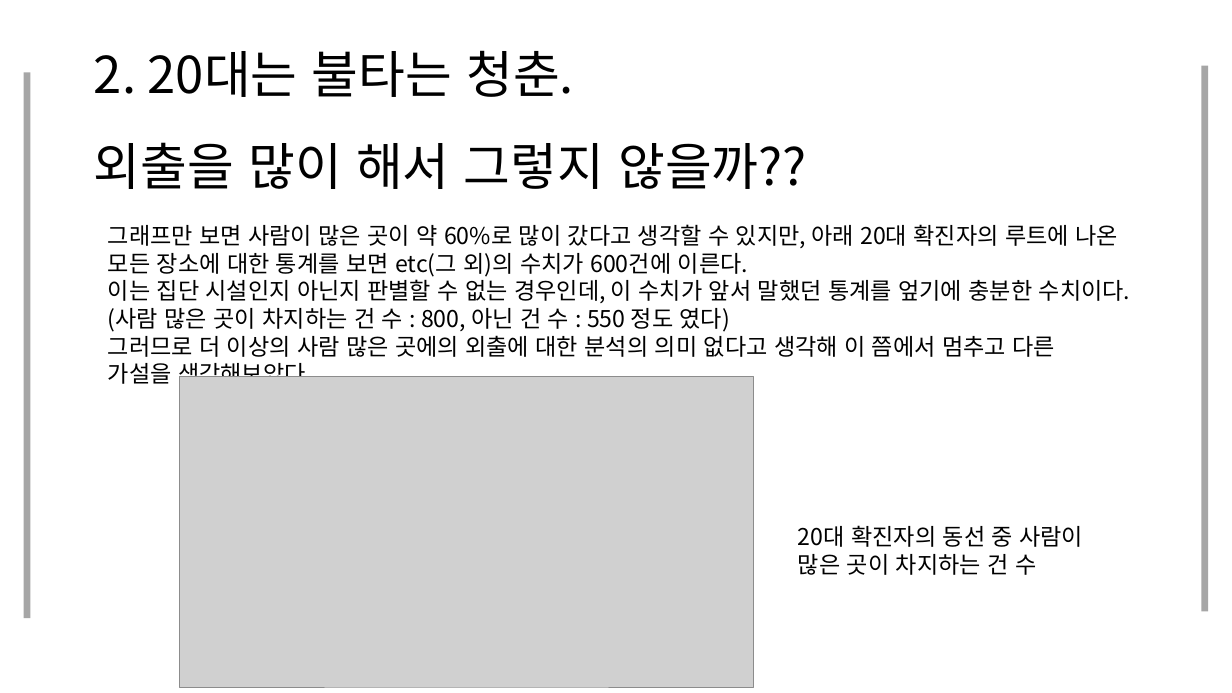
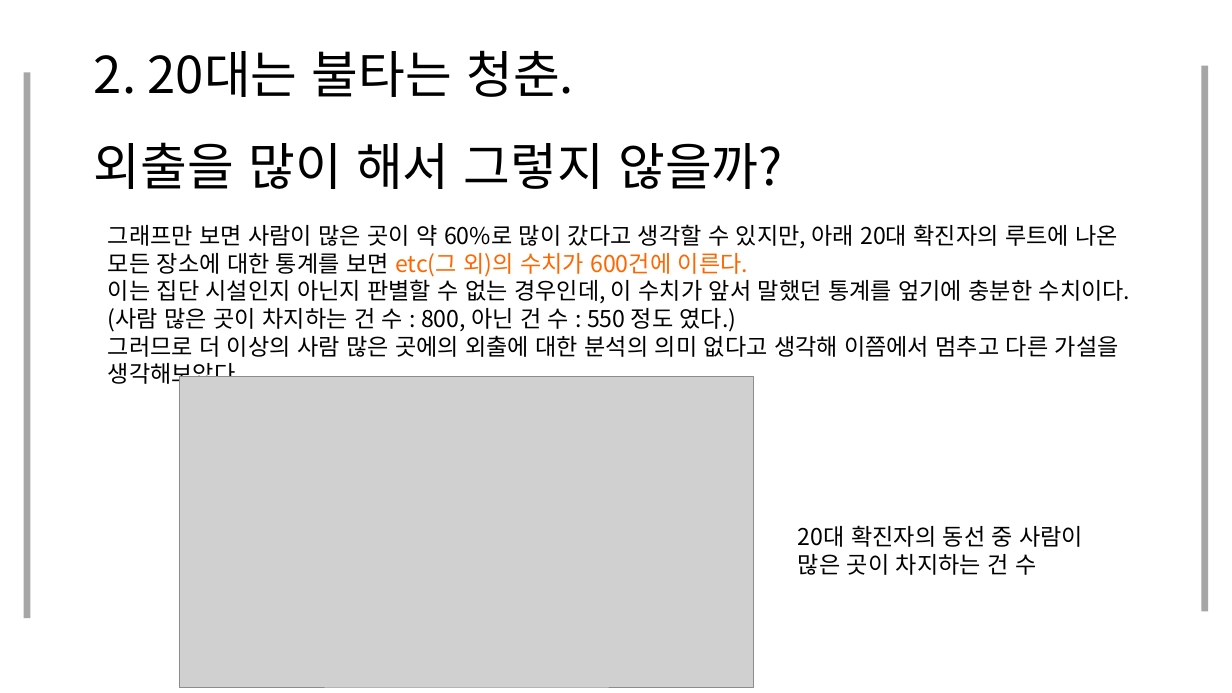
Before and after one commit to JooEHyeon/CORONA19_data_analysis, a slide deck: slide 17 of 최종합본.pptx (slide 16 before the commit). Drawn at 1232x693 pixels with LibreOffice and Linux fonts; fonts in the diff are those of the drawing; grey boxes stand for pictures. Boxes give left, top, right and bottom in pixels: in the first picture for what was removed or moved away, otherwise in the second. Text is boxed around its words. In the diff, an @@ line names an element or a change of style, - is before the commit and + after.

```diff
--- a/최종합본.pptx
+++ b/최종합본.pptx
@@ title at (94, 50, 782, 189): text changed @@
-2. 20대는 불타는 청춘.
-외출을 많이 해서 그렇지 않을까??
+2. 20대는 불타는 청춘.
+외출을 많이 해서 그렇지 않을까?
@@ text at (108, 224, 1117, 277): text colour #000000 to #FF6600 in "etc(그 외)의 수치가 600건에 이른다." @@
@@ text at (108, 276, 1130, 388): text changed @@
-이는 집단 시설인지 아닌지 판별할 수 없는 경우인데, 이 수치가 앞서 말했던 통계를 엎기에 충분한 수치이다.(사람 많은 곳이 차지하는 건 수 : 800, 아닌 건 수 : 550 정도 였다)
-그러므로 더 이상의 사람 많은 곳에의 외출에 대한 분석의 의미 없다고 생각해 이 쯤에서 멈추고 다른 가설을 생각해보았다.
+이는 집단 시설인지 아닌지 판별할 수 없는 경우인데, 이 수치가 앞서 말했던 통계를 엎기에 충분한 수치이다.(사람 많은 곳이 차지하는 건 수 : 800, 아닌 건 수 : 550 정도 였다.)
+그러므로 더 이상의 사람 많은 곳에의 외출에 대한 분석의 의미 없다고 생각해 이쯤에서 멈추고 다른 가설을 생각해보았다.
```
Also in this commit, not shown: 21 other slides changed, 4 slides added, 2 slides removed.
